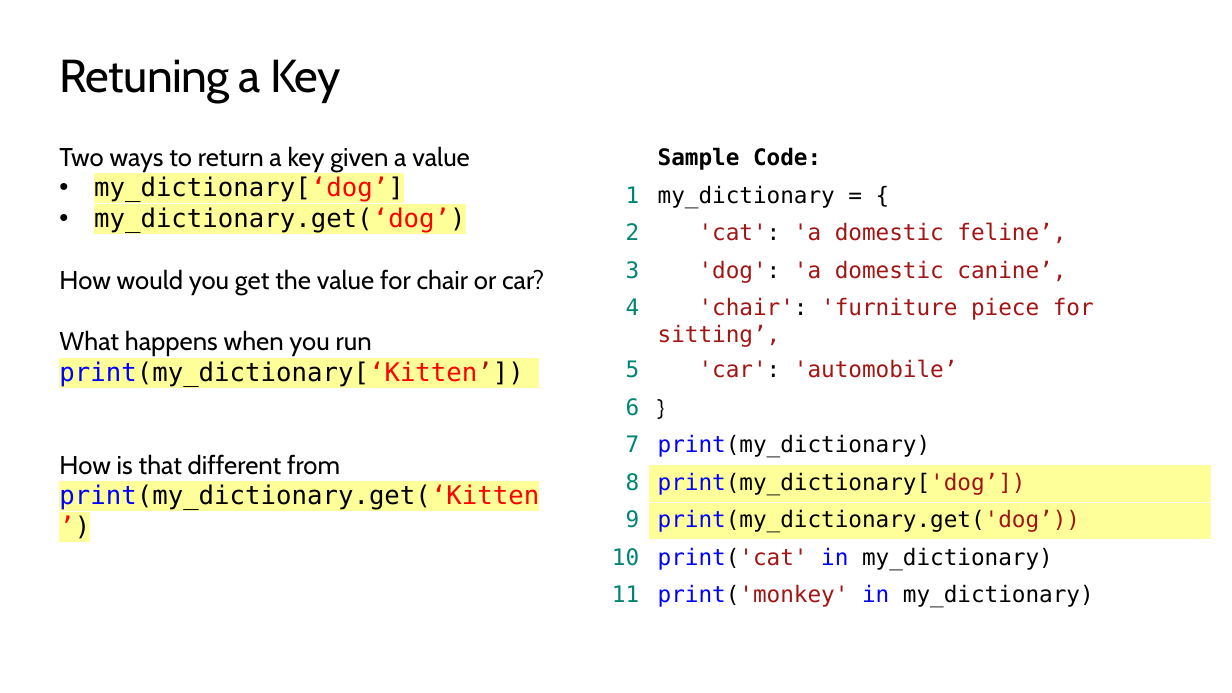
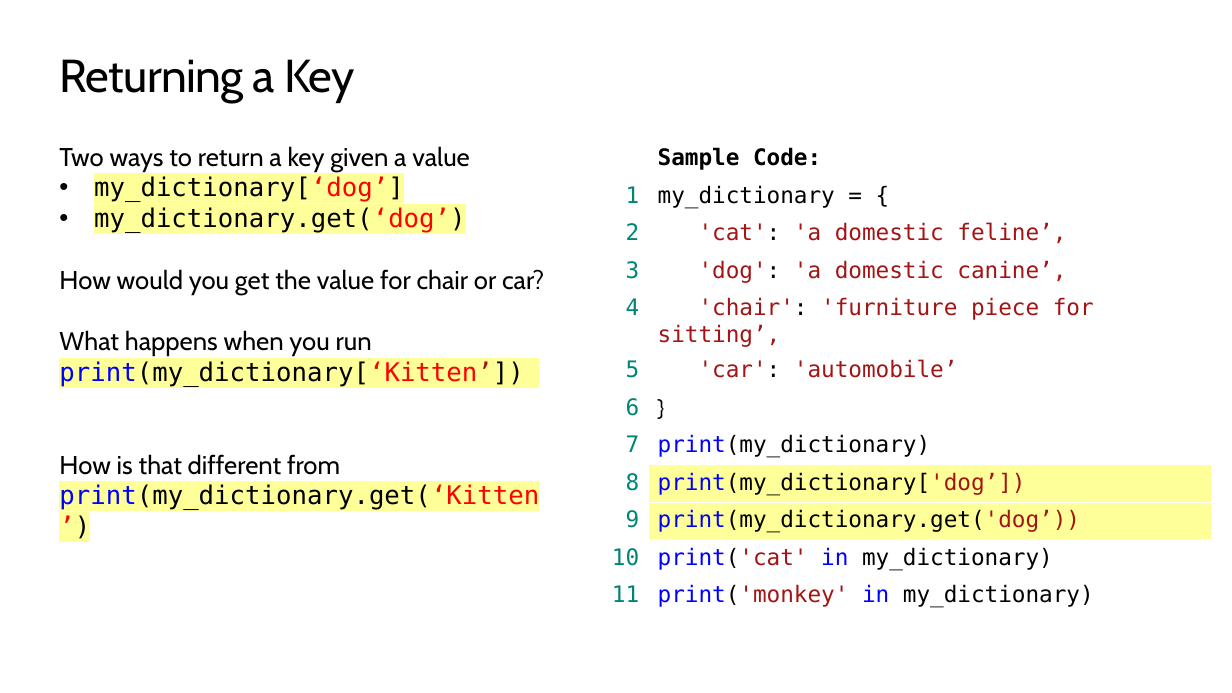
Before and after one commit to TEALSK12/2nd-semester-introduction-to-computer-science, a slide deck: slide 7 of docs/units/6_unit/slidedecks/Intro Python 6.01 TEALS.pptx. Drawn at 1232x693 pixels with LibreOffice and Linux fonts; fonts in the diff are those of the drawing; background and template pictures are left out. Boxes give left, top, right and bottom in pixels: in the first picture for what was removed or moved away, otherwise in the second. Text is boxed around its words. In the diff, an @@ line names an element or a change of style, - is before the commit and + after.

```diff
--- a/docs/units/6_unit/slidedecks/Intro Python 6.01 TEALS.pptx
+++ b/docs/units/6_unit/slidedecks/Intro Python 6.01 TEALS.pptx
@@ title at (x1=59, y1=59, x2=355, y2=103): text changed @@
-Retuning a Key
+Returning a Key
```
Also in this commit, not shown: 2 other slides changed, 3 other files.
